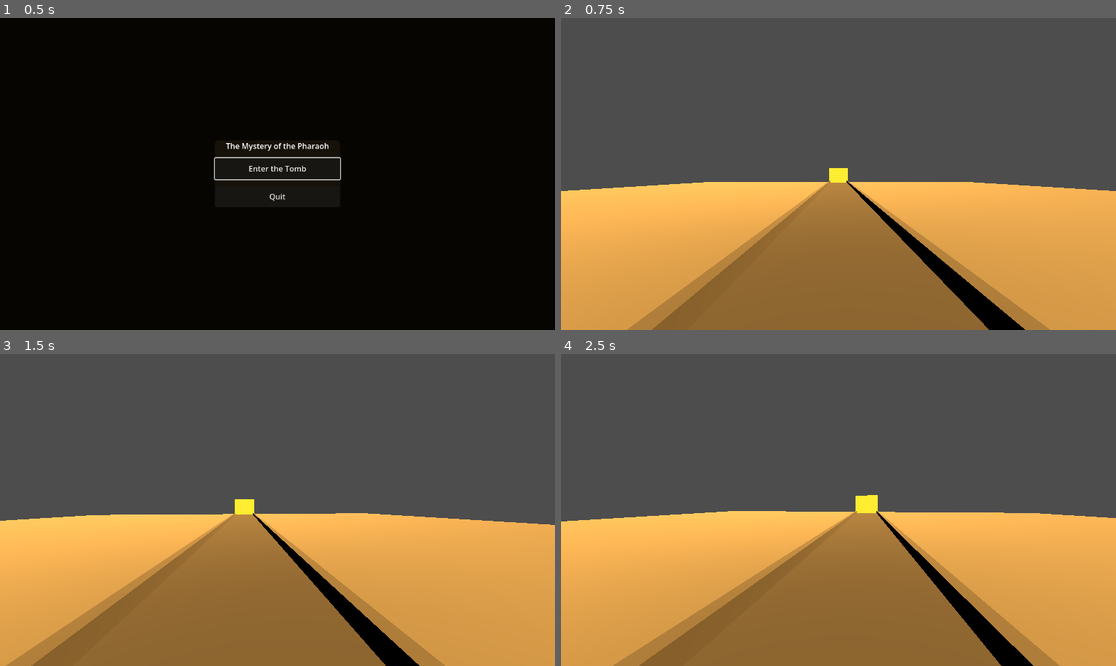
Above: before the commit, frames 1-4 (two rows, left to right).
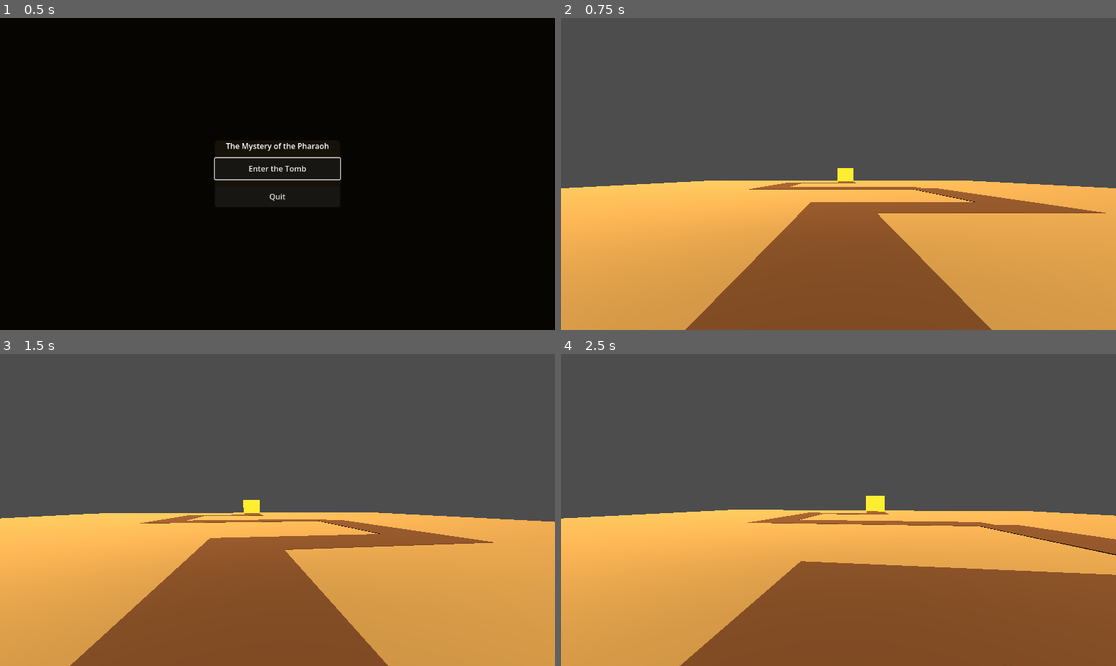
Above: after the commit, the same moments.

Repository: AnubisGott/The-Mystery-of-the-Pharaoh
Game: Godot game, scene res://main/main.tscn
Two runs of this game, one before a commit and one after it. Both use one fixed random seed, a clock stepped at 60 frames per second and the inputs below.
Inputs (mouse positions are in pixels of both pictures, inside the frame that each line leads up to):
- Up to frame 1 (0.5 s): no input
- Up to frame 2 (0.75 s): click "Enter the Tomb" at 0.5 s
- Up to frame 3 (1.5 s): tap Enter at 1.25 s; move the mouse to (305, 510) at 1.27 s; hold W (move_forward) from 1.28 s (still down)
- Up to frame 4 (2.5 s): keep holding W (move_forward); move the mouse to (810, 510) at 2.02 s

Frame 1 is identical in both runs. In frame 2, 21% of the frame differs, in the area x 0-100%, y 48-100%; in frame 3, 23%; in frame 4, 29%, in the area x 0-100%, y 45-100%.

Commit message:
Turn path into borderless zigzag across the sand
The path is now a flat colored strip on the desert floor (no
collision of its own, no ankle barriers) that zigzags between
the spawn and the golden gate.

Co-Authored-By: Claude Fable 5 <noreply@anthropic.com>

Diff:
--- a/levels/path.tscn
+++ b/levels/path.tscn
@@ -7,10 +7,7 @@
 albedo_color = Color(0.76, 0.64, 0.42, 1)
 
 [sub_resource type="StandardMaterial3D" id="StandardMaterial3D_path"]
-albedo_color = Color(0.5, 0.42, 0.28, 1)
-
-[sub_resource type="StandardMaterial3D" id="StandardMaterial3D_barrier"]
-albedo_color = Color(0.62, 0.52, 0.34, 1)
+albedo_color = Color(0.45, 0.3, 0.2, 1)
 
 [sub_resource type="StandardMaterial3D" id="StandardMaterial3D_goal"]
 albedo_color = Color(1, 0.78, 0.2, 1)
@@ -27,19 +24,25 @@
 [sub_resource type="BoxShape3D" id="BoxShape3D_sand"]
 size = Vector3(60, 0.25, 60)
 
-[sub_resource type="BoxMesh" id="BoxMesh_path"]
+[sub_resource type="BoxMesh" id="BoxMesh_seg_z10"]
 material = SubResource("StandardMaterial3D_path")
-size = Vector3(3, 0.3, 40)
+size = Vector3(3, 0.05, 10)
 
-[sub_resource type="BoxShape3D" id="BoxShape3D_path"]
-size = Vector3(3, 0.3, 40)
+[sub_resource type="BoxMesh" id="BoxMesh_seg_x12"]
+material = SubResource("StandardMaterial3D_path")
+size = Vector3(12, 0.05, 3)
 
-[sub_resource type="BoxMesh" id="BoxMesh_barrier"]
-material = SubResource("StandardMaterial3D_barrier")
-size = Vector3(0.2, 0.3, 40)
+[sub_resource type="BoxMesh" id="BoxMesh_seg_z12"]
+material = SubResource("StandardMaterial3D_path")
+size = Vector3(3, 0.05, 12)
 
-[sub_resource type="BoxShape3D" id="BoxShape3D_barrier"]
-size = Vector3(0.2, 0.3, 40)
+[sub_resource type="BoxMesh" id="BoxMesh_seg_x18"]
+material = SubResource("StandardMaterial3D_path")
+size = Vector3(18, 0.05, 3)
+
+[sub_resource type="BoxMesh" id="BoxMesh_seg_z8"]
+material = SubResource("StandardMaterial3D_path")
+size = Vector3(3, 0.05, 8)
 
 [sub_resource type="BoxMesh" id="BoxMesh_goal"]
 material = SubResource("StandardMaterial3D_goal")
@@ -58,7 +61,7 @@
 light_energy = 1.6
 
 [node name="Sand" type="StaticBody3D" parent="."]
-transform = Transform3D(1, 0, 0, 0, 1, 0, 0, 0, 1, 0, -0.325, 0)
+transform = Transform3D(1, 0, 0, 0, 1, 0, 0, 0, 1, 0, -0.125, 0)
 
 [node name="MeshInstance3D" type="MeshInstance3D" parent="Sand"]
 mesh = SubResource("BoxMesh_sand")
@@ -66,39 +69,40 @@
 [node name="CollisionShape3D" type="CollisionShape3D" parent="Sand"]
 shape = SubResource("BoxShape3D_sand")
 
-[node name="Walkway" type="StaticBody3D" parent="."]
-transform = Transform3D(1, 0, 0, 0, 1, 0, 0, 0, 1, 0, -0.05, 0)
+[node name="PathSegmentA" type="MeshInstance3D" parent="."]
+transform = Transform3D(1, 0, 0, 0, 1, 0, 0, 0, 1, 0, 0, 15)
+mesh = SubResource("BoxMesh_seg_z10")
 
-[node name="MeshInstance3D" type="MeshInstance3D" parent="Walkway"]
-mesh = SubResource("BoxMesh_path")
+[node name="PathSegmentB" type="MeshInstance3D" parent="."]
+transform = Transform3D(1, 0, 0, 0, 1, 0, 0, 0, 1, 4.5, 0, 8.5)
+mesh = SubResource("BoxMesh_seg_x12")
 
-[node name="CollisionShape3D" type="CollisionShape3D" parent="Walkway"]
-shape = SubResource("BoxShape3D_path")
+[node name="PathSegmentC" type="MeshInstance3D" parent="."]
+transform = Transform3D(1, 0, 0, 0, 1, 0, 0, 0, 1, 9, 0, 2.5)
+mesh = SubResource("BoxMesh_seg_z12")
 
-[node name="LeftBarrier" type="StaticBody3D" parent="."]
-transform = Transform3D(1, 0, 0, 0, 1, 0, 0, 0, 1, -1.6, 0.25, 0)
+[node name="PathSegmentD" type="MeshInstance3D" parent="."]
+transform = Transform3D(1, 0, 0, 0, 1, 0, 0, 0, 1, 0, 0, -4)
+mesh = SubResource("BoxMesh_seg_x18")
 
-[node name="MeshInstance3D" type="MeshInstance3D" parent="LeftBarrier"]
-mesh = SubResource("BoxMesh_barrier")
+[node name="PathSegmentE" type="MeshInstance3D" parent="."]
+transform = Transform3D(1, 0, 0, 0, 1, 0, 0, 0, 1, -7.5, 0, -10)
+mesh = SubResource("BoxMesh_seg_z12")
 
-[node name="CollisionShape3D" type="CollisionShape3D" parent="LeftBarrier"]
-shape = SubResource("BoxShape3D_barrier")
+[node name="PathSegmentF" type="MeshInstance3D" parent="."]
+transform = Transform3D(1, 0, 0, 0, 1, 0, 0, 0, 1, -3, 0, -17)
+mesh = SubResource("BoxMesh_seg_x12")
 
-[node name="RightBarrier" type="StaticBody3D" parent="."]
-transform = Transform3D(1, 0, 0, 0, 1, 0, 0, 0, 1, 1.6, 0.25, 0)
-
-[node name="MeshInstance3D" type="MeshInstance3D" parent="RightBarrier"]
-mesh = SubResource("BoxMesh_barrier")
-
-[node name="CollisionShape3D" type="CollisionShape3D" parent="RightBarrier"]
-shape = SubResource("BoxShape3D_barrier")
+[node name="PathSegmentG" type="MeshInstance3D" parent="."]
+transform = Transform3D(1, 0, 0, 0, 1, 0, 0, 0, 1, 1.5, 0, -21)
+mesh = SubResource("BoxMesh_seg_z8")
 
 [node name="GoalGate" type="MeshInstance3D" parent="."]
-transform = Transform3D(1, 0, 0, 0, 1, 0, 0, 0, 1, 0, 1.4, -19.8)
+transform = Transform3D(1, 0, 0, 0, 1, 0, 0, 0, 1, 1.5, 1.4, -25.5)
 mesh = SubResource("BoxMesh_goal")
 
 [node name="WinZone" type="Area3D" parent="."]
-transform = Transform3D(1, 0, 0, 0, 1, 0, 0, 0, 1, 0, 1.2, -18.8)
+transform = Transform3D(1, 0, 0, 0, 1, 0, 0, 0, 1, 1.5, 1.2, -24.8)
 script = ExtResource("2")
 
 [node name="CollisionShape3D" type="CollisionShape3D" parent="WinZone"]
Not shown, changed: README.md
